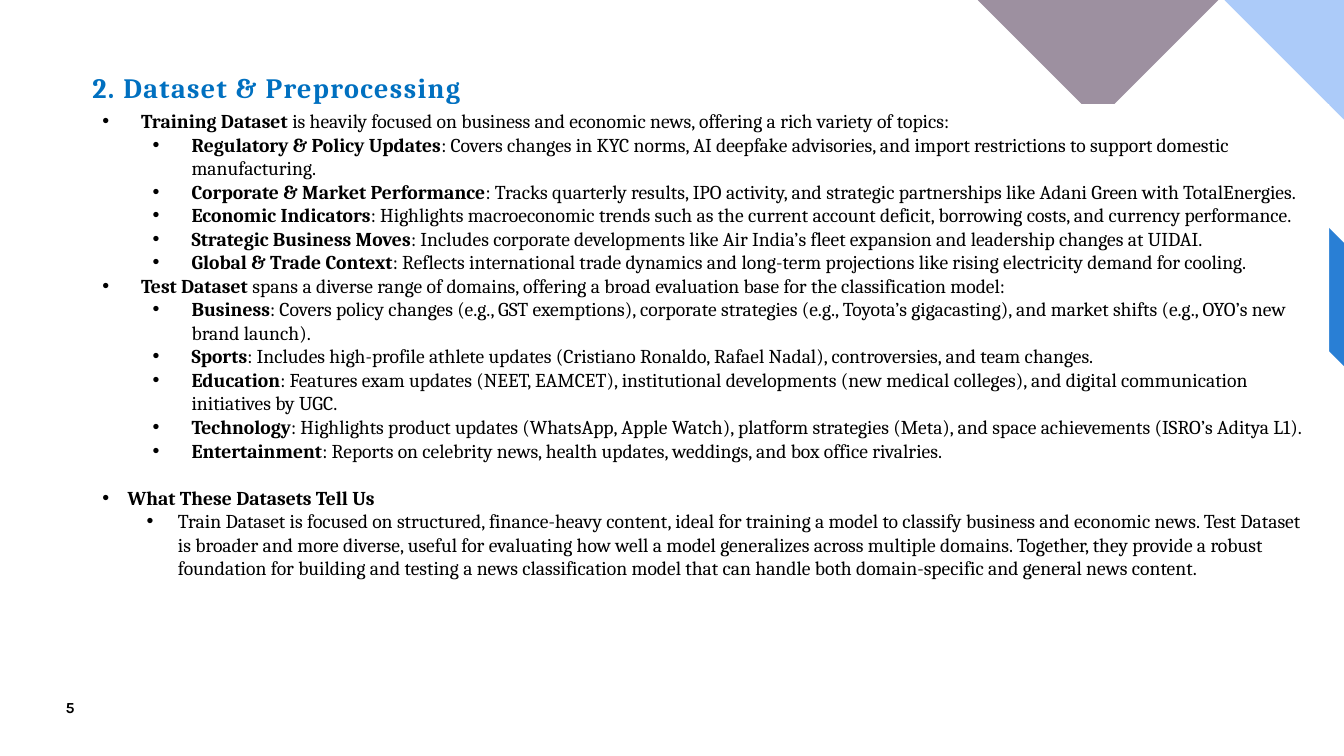
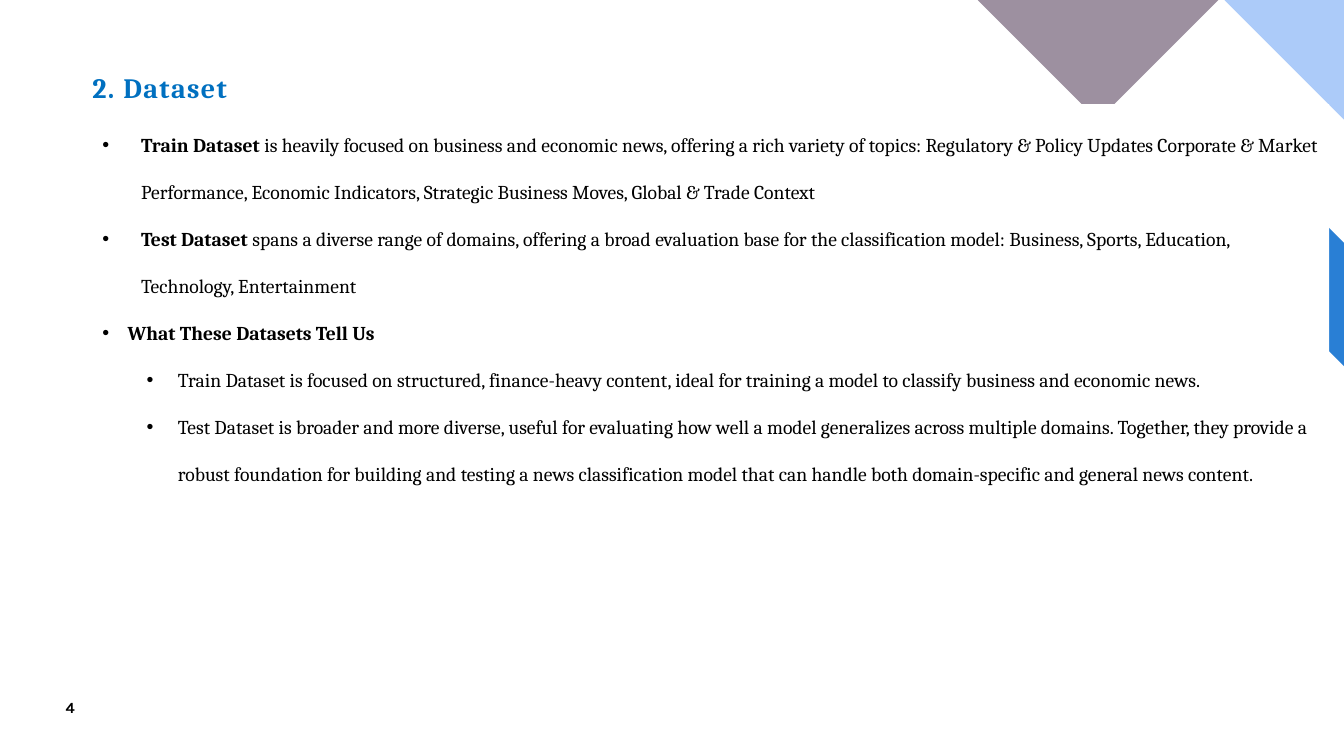
Before and after one commit to mdangirwa/2409NLP_Group_2, a slide deck: slide 4 of Final NLP Presentation - Team Project July 2025.pptx (slide 5 before the commit). Drawn at 1344x756 pixels with LibreOffice and Linux fonts; fonts in the diff are those of the drawing. Boxes give left, top, right and bottom in pixels: in the first picture for what was removed or moved away, otherwise in the second. Text is boxed around its words. In the diff, an @@ line names an element or a change of style, - is before the commit and + after.

Commit message:
SG
Presentation - Final NLP Team project July 2025

```diff
--- a/Final NLP Presentation - Team Project July 2025.pptx
+++ b/Final NLP Presentation - Team Project July 2025.pptx
@@ title at (x1=92, y1=79, x2=227, y2=99): text changed @@
-2. Dataset & Preprocessing
+2. Dataset
@@ text at (x1=141, y1=138, x2=1317, y2=298): text changed @@
-• Training Dataset is heavily focused on business and economic news, offering a rich variety of topics:
-    • Regulatory & Policy Updates: Covers changes in KYC norms, AI deepfake advisories, and import restrictions to support domestic manufacturing.
-    • Corporate & Market Performance: Tracks quarterly results, IPO activity, and strategic partnerships like Adani Green with TotalEnergies.
-    • Economic Indicators: Highlights macroeconomic trends such as the current account deficit, borrowing costs, and currency performance.
-    • Strategic Business Moves: Includes corporate developments like Air India’s fleet expansion and leadership changes at UIDAI.
-    • Global & Trade Context: Reflects international trade dynamics and long-term projections like rising electricity demand for cooling.
-• Test Dataset spans a diverse range of domains, offering a broad evaluation base for the classification model:
-    • Business: Covers policy changes (e.g., GST exemptions), corporate strategies (e.g., Toyota’s gigacasting), and market shifts (e.g., OYO’s new brand launch).
-    • Sports: Includes high-profile athlete updates (Cristiano Ronaldo, Rafael Nadal), controversies, and team changes.
-    • Education: Features exam updates (NEET, EAMCET), institutional developments (new medical colleges), and digital communication initiatives by UGC.
-    • Technology: Highlights product updates (WhatsApp, Apple Watch), platform strategies (Meta), and space achievements (ISRO’s Aditya L1).
-    • Entertainment: Reports on celebrity news, health updates, weddings, and box office rivalries.
+• Train Dataset is heavily focused on business and economic news, offering a rich variety of topics: Regulatory & Policy Updates Corporate & Market Performance, Economic Indicators, Strategic Business Moves, Global & Trade Context
+• Test Dataset spans a diverse range of domains, offering a broad evaluation base for the classification model: Business, Sports, Education, Technology, Entertainment
@@ text at (x1=128, y1=326, x2=374, y2=340): line spacing 1 to 2 @@
@@ text at (x1=178, y1=373, x2=1307, y2=486): text changed @@
-  • Train Dataset is focused on structured, finance-heavy content, ideal for training a model to classify business and economic news. Test Dataset is broader and more diverse, useful for evaluating how well a model generalizes across multiple domains. Together, they provide a robust foundation for building and testing a news classification model that can handle both domain-specific and general news content.
+  • Train Dataset is focused on structured, finance-heavy content, ideal for training a model to classify business and economic news.
+  • Test Dataset is broader and more diverse, useful for evaluating how well a model generalizes across multiple domains. Together, they provide a robust foundation for building and testing a news classification model that can handle both domain-specific and general news content.
@@ page number at (x1=66, y1=703, x2=75, y2=713): text changed @@
-5
+4
```
Also in this commit, not shown: 7 other slides changed, 1 slide added, 1 slide removed.
